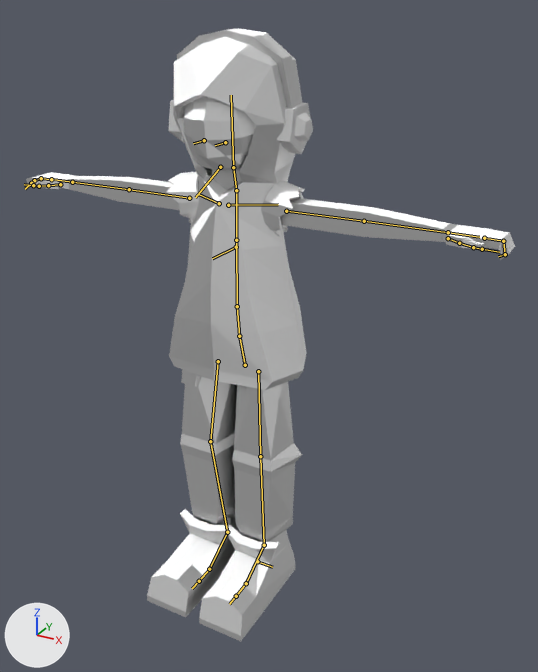
One commit to the Blender file Noizz.blend: the scene before it, then after it.
Before and after are seen from a 50 mm lens placed at (1.32, -2.16, 2.16), pointed at (-0.03, 0.29, 0.94). The axes (+X, +Y, +Z) are drawn at lower left. The lights are the same throughout. The older version comes first. Both versions are drawn at frame 1 of the action 'Dash'; the numbers are the values there. The bones that change, and the others that lie on the model, are drawn over the model as lines.

The first picture shows 'Arms', 'Head', 'Headphones', 'Hoodie', 'Pants', 'Shoes', 'Sleeves'.
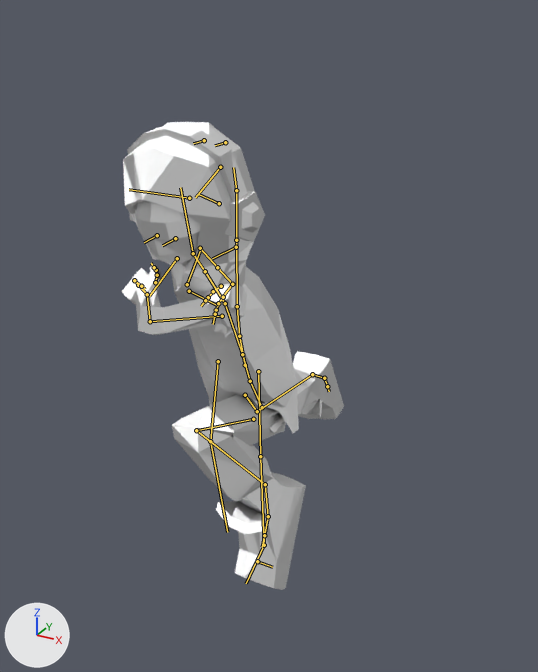
Changed parts and their boxes [x1, y1, x2, y2] in the pictures (538 x 672 px):
'Hoodie', posed (28% wider, 14% shorter)
    before: [169, 28, 306, 390]
    after: [123, 122, 299, 433]
'Shoes', posed
    before: [147, 509, 296, 641]
    after: [216, 351, 344, 590]
'Pants', posed
    before: [180, 369, 302, 542]
    after: [172, 368, 316, 502]
'Arms', posed
    before: [26, 172, 515, 260]
    after: [122, 264, 230, 335]
'Head', posed
    before: [184, 97, 256, 190]
    after: [136, 201, 200, 267]
'Headphones', posed
    before: [168, 29, 313, 154]
    after: [127, 123, 265, 242]
'Sleeves', posed
    before: [166, 172, 305, 237]
    after: [206, 283, 247, 338]

What the commit changed:
Bone 'torso' (bone_torso) moves from (0.0, 0.0, 0.0) to (0.019, 0.07, -0.214).
Bone 'torso' (bone_torso) turns from (0, 0, 0) to (6, 4, -49) degrees about its own x, y and z.
Bone 'chest' (bone_chest) turns from (0, 0, 0) to (22, 15, 1) degrees about its own x, y and z.
Bone 'thigh_ik.L' (bone_thigh_ik_l) turns from (0, 0, 0) to (0, -20, 0) degrees about its own x, y and z.
Bone 'thigh_ik.R' (bone_thigh_ik_r) turns from (0, 0, 0) to (0, -50, 0) degrees about its own x, y and z.
Bone 'head' (bone_head) turns from (0, 0, 0) to (0, 43, 0) degrees about its own x, y and z.
Bone 'hand_ik.L' (bone_hand_ik_l) moves from (0.0, 0.0, 0.0) to (-0.921, -0.272, -0.28).
Bone 'hand_ik.L' (bone_hand_ik_l) turns from (0, 0, 0) to (-134, 34, 31) degrees about its own x, y and z.
Bone 'hand_ik.R' (bone_hand_ik_r) moves from (0.0, 0.0, 0.0) to (0.417, 0.504, -0.517).
Bone 'hand_ik.R' (bone_hand_ik_r) turns from (0, 0, 0) to (-16, 30, 42) degrees about its own x, y and z.
Bone 'foot_ik.L' (bone_foot_ik_l) moves from (0.0, 0.0, 0.0) to (0.03, -0.042, 0.341).
Bone 'foot_ik.L' (bone_foot_ik_l) turns from (0, 0, 0) to (67, 0, 0) degrees about its own x, y and z.
Bone 'foot_ik.R' (bone_foot_ik_r) moves from (0.0, 0.0, 0.0) to (-0.019, 0.855, 0.375).
Bone 'foot_ik.R' (bone_foot_ik_r) turns from (0, 0, 0) to (120, 0, 0) degrees about its own x, y and z.
